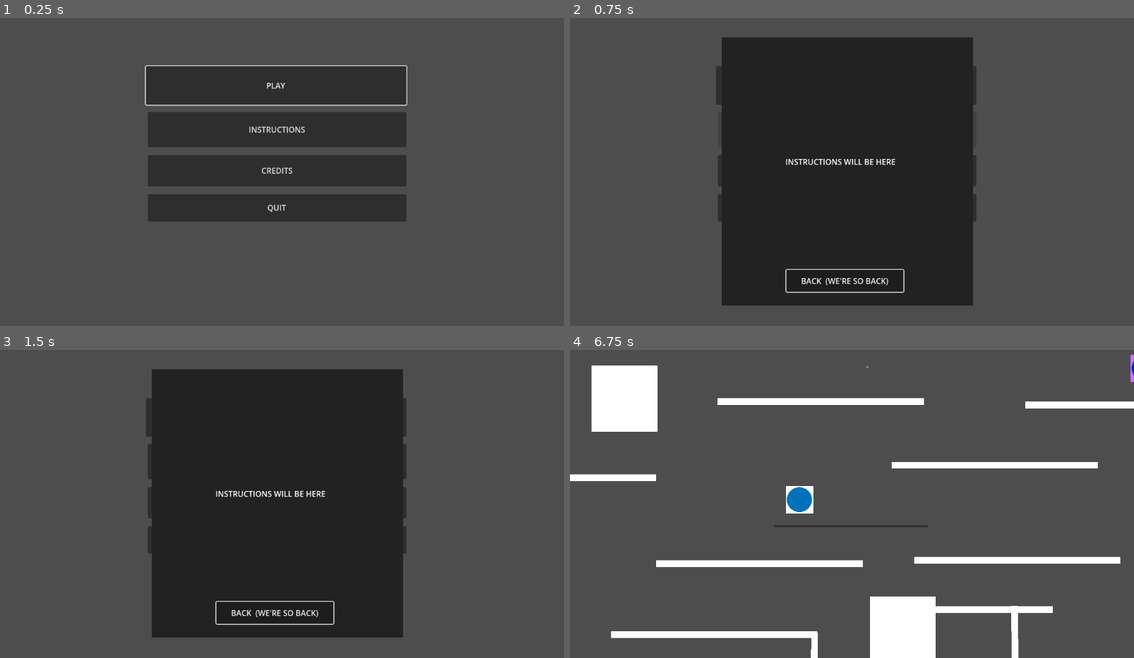
Above: before the commit, frames 1-4 (two rows, left to right).
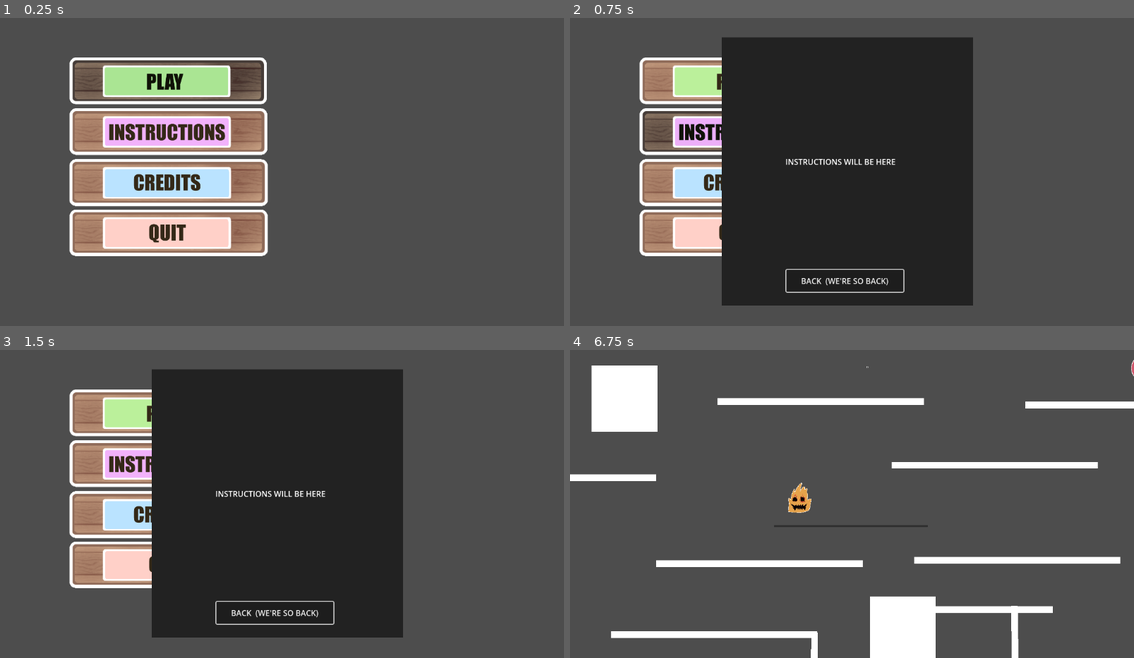
Above: after the commit, the same moments.

Repository: s-france/GGJ2024GoombaGame
Game: Godot game, scene res://menu.tscn
The game is run twice, just before and just after one commit, with the same random seed, the same clock (stepped at 60 frames per second) and the same inputs. This scene is started directly instead of the project's main scene.
Inputs (mouse positions are in pixels of both pictures, inside the frame that each line leads up to; where the layout moved, square brackets give the same spot in the first picture):
- Up to frame 1 (0.25 s): no input
- Up to frame 2 (0.75 s): click (739, 131) [846, 128] at 0.5 s
- Up to frame 3 (1.5 s): click (169, 516) [276, 504] at 1.25 s
- Up to frame 4 (6.75 s): click (739, 414) [846, 417] at 2 s; click (739, 414) [846, 417] at 2.75 s; click (739, 463) [846, 460] at 3.5 s; click (739, 414) [846, 417] at 4.25 s; click (739, 463) [846, 460] at 5 s; click "BACK (WE'RE SO BACK)" at 5.75 s; tap Enter at 6.5 s

The runs differ from the first frame. In frame 1, 31% of the frame differs, in the area x 12-73%, y 12-78%; in frame 2, 8.6%; in frame 3, 9.0%; in frame 4, 0.5%.

Commit message:
sprites

Diff:
--- a/GoombaGame/P2Controller.gd
+++ b/GoombaGame/P2Controller.gd
@@ -9,6 +9,13 @@
 @onready var p0 = $"Player2-1"
 @onready var p1 = $"Player2-2"
 @onready var p2 = $"Player2-3"
+
+@onready var p0active = $"Player2-1/$player2-1 active"
+@onready var p1active = $"Player2-2/$player2-2 active"
+@onready var p2active = $"Player2-3/$player2-3 active"
+
+
+
 
 @onready var PlayerCharacters = [p0, p1, p2]
 var PlayersAlive = [1, 1, 1]
@@ -74,4 +81,5 @@
 
 	currentPlayer = PlayerCharacters[playerIdx]
 
+
 	currentPlayer.inControl = true
--- a/GoombaGame/menu.tscn
+++ b/GoombaGame/menu.tscn
@@ -1,6 +1,18 @@
-[gd_scene load_steps=2 format=3 uid="uid://b1nlcmipa6qi4"]
+[gd_scene load_steps=14 format=3 uid="uid://diknvnjhod7e3"]
 
 [ext_resource type="Script" path="res://menu.gd" id="1_ovtb8"]
+[ext_resource type="Texture2D" uid="uid://c8g5xx05bc7s8" path="res://assets/PLAY.png" id="2_2yurv"]
+[ext_resource type="Texture2D" uid="uid://ddli2bom78pju" path="res://assets/INSTRUCTIONS .png" id="3_57qo6"]
+[ext_resource type="Texture2D" uid="uid://bcn2gdjvlmx4t" path="res://assets/quit pressed.png" id="3_g4c06"]
+[ext_resource type="Texture2D" uid="uid://kv0rg01th77q" path="res://assets/quit hovered.png" id="4_52b3k"]
+[ext_resource type="Texture2D" uid="uid://cru766q3ohrga" path="res://assets/CREDITS.png" id="4_ily7n"]
+[ext_resource type="Texture2D" uid="uid://bwabxpiir1bam" path="res://assets/QUIT.png" id="5_1gdd7"]
+[ext_resource type="Texture2D" uid="uid://dgnheeldynxs1" path="res://assets/play pressed.png" id="6_v5gui"]
+[ext_resource type="Texture2D" uid="uid://bi3jc7cej43tp" path="res://assets/play hovered .png" id="7_q4hff"]
+[ext_resource type="Texture2D" uid="uid://mjt32pyxts6c" path="res://assets/credits pressed.png" id="9_r2pyx"]
+[ext_resource type="Texture2D" uid="uid://d3lbrf6oj7mhr" path="res://assets/credits hovered.png" id="10_ndmbp"]
+[ext_resource type="Texture2D" uid="uid://ckf6hsqy2y6dp" path="res://assets/instr pressed.png" id="12_mm6ds"]
+[ext_resource type="Texture2D" uid="uid://tbg1446epa1r" path="res://assets/Instr hovered.png" id="13_3m48s"]
 
 [node name="Menu" type="Node2D"]
 script = ExtResource("1_ovtb8")
@@ -8,46 +20,61 @@
 [node name="Camera2D" type="Camera2D" parent="."]
 position = Vector2(578, 322)
 
-[node name="play" type="Button" parent="."]
-offset_left = 300.0
-offset_top = 114.0
-offset_right = 832.0
-offset_bottom = 193.0
+[node name="quit" type="TextureButton" parent="."]
+offset_left = 144.0
+offset_top = 408.0
+offset_right = 900.0
+offset_bottom = 591.0
+scale = Vector2(0.54106, 0.54106)
+focus_neighbor_top = NodePath("../credits")
+focus_neighbor_bottom = NodePath("../play")
+texture_normal = ExtResource("5_1gdd7")
+texture_pressed = ExtResource("3_g4c06")
+texture_hover = ExtResource("4_52b3k")
+texture_focused = ExtResource("4_52b3k")
+
+[node name="play" type="TextureButton" parent="."]
+offset_left = 144.0
+offset_top = 96.0
+offset_right = 900.0
+offset_bottom = 281.0
+scale = Vector2(0.538608, 0.542333)
 focus_neighbor_top = NodePath("../quit")
 focus_neighbor_bottom = NodePath("../instructions")
-text = "PLAY"
+texture_normal = ExtResource("2_2yurv")
+texture_pressed = ExtResource("6_v5gui")
+texture_hover = ExtResource("7_q4hff")
+texture_focused = ExtResource("7_q4hff")
 
-[node name="instructions" type="Button" parent="."]
-offset_left = 304.0
-offset_top = 208.0
-offset_right = 832.0
-offset_bottom = 280.0
+[node name="credits" type="TextureButton" parent="."]
+offset_left = 144.0
+offset_top = 304.0
+offset_right = 899.0
+offset_bottom = 490.0
+scale = Vector2(0.542263, 0.542263)
+focus_neighbor_top = NodePath("../instructions")
+focus_neighbor_bottom = NodePath("../quit")
+texture_normal = ExtResource("4_ily7n")
+texture_pressed = ExtResource("9_r2pyx")
+texture_hover = ExtResource("10_ndmbp")
+texture_focused = ExtResource("10_ndmbp")
+
+[node name="instructions" type="TextureButton" parent="."]
+offset_left = 144.0
+offset_top = 200.0
+offset_right = 902.0
+offset_bottom = 385.0
+scale = Vector2(0.540283, 0.540283)
 focus_neighbor_top = NodePath("../play")
 focus_neighbor_bottom = NodePath("../credits")
-text = "INSTRUCTIONS
-"
-
-[node name="credits" type="Button" parent="."]
-offset_left = 304.0
-offset_top = 296.0
-offset_right = 832.0
-offset_bottom = 360.0
-focus_neighbor_top = NodePath("../instructions")
-focus_neighbor_bottom = NodePath("../quit")
-text = "CREDITS"
-
-[node name="quit" type="Button" parent="."]
-offset_left = 304.0
-offset_top = 376.0
-offset_right = 832.0
-offset_bottom = 432.0
-focus_neighbor_top = NodePath("../credits")
-focus_neighbor_bottom = NodePath("../play")
-text = "QUIT
-"
+texture_normal = ExtResource("3_57qo6")
+texture_pressed = ExtResource("12_mm6ds")
+texture_hover = ExtResource("13_3m48s")
+texture_focused = ExtResource("13_3m48s")
 
 [node name="Instructions" type="ColorRect" parent="."]
 visible = false
+top_level = true
 offset_left = 312.0
 offset_top = 55.0
 offset_right = 825.0
@@ -73,6 +100,7 @@
 
 [node name="Credits" type="ColorRect" parent="."]
 visible = false
+top_level = true
 offset_left = 281.0
 offset_top = 105.0
 offset_right = 864.0
@@ -103,9 +131,9 @@
 MARINA
 "
 
+[connection signal="pressed" from="quit" to="." method="_on_quit_pressed"]
 [connection signal="pressed" from="play" to="." method="_on_play_pressed"]
+[connection signal="pressed" from="credits" to="." method="_on_credits_pressed"]
 [connection signal="pressed" from="instructions" to="." method="_on_instructions_pressed"]
-[connection signal="pressed" from="credits" to="." method="_on_credits_pressed"]
-[connection signal="pressed" from="quit" to="." method="_on_quit_pressed"]
 [connection signal="pressed" from="Instructions/back" to="." method="_on_back_pressed"]
 [connection signal="pressed" from="Credits/back2" to="." method="_on_back_pressed"]
--- a/GoombaGame/player.tscn
+++ b/GoombaGame/player.tscn
@@ -1,10 +1,10 @@
 [gd_scene load_steps=4 format=3 uid="uid://basgi7r75ho4u"]
 
 [ext_resource type="Script" path="res://Player.gd" id="1_6ewu2"]
-[ext_resource type="Texture2D" uid="uid://bvswab51gqpw6" path="res://Player 1/Unknown.png" id="2_gdpj2"]
+[ext_resource type="Texture2D" uid="uid://ct3dyakcektki" path="res://Hero.png" id="2_ormc5"]
 
-[sub_resource type="RectangleShape2D" id="RectangleShape2D_6jwg3"]
-size = Vector2(224, 222)
+[sub_resource type="CapsuleShape2D" id="CapsuleShape2D_4syna"]
+height = 194.0
 
 [node name="Player" type="CharacterBody2D"]
 collision_mask = 3
@@ -12,11 +12,14 @@
 script = ExtResource("1_6ewu2")
 
 [node name="Unknown" type="Sprite2D" parent="."]
-texture = ExtResource("2_gdpj2")
+position = Vector2(1, -14)
+scale = Vector2(0.25, 0.25)
+texture = ExtResource("2_ormc5")
 
 [node name="CollisionShape2D" type="CollisionShape2D" parent="."]
-position = Vector2(0, -2)
-shape = SubResource("RectangleShape2D_6jwg3")
+position = Vector2(-2, 7)
+scale = Vector2(-7.7242, 0.996042)
+shape = SubResource("CapsuleShape2D_4syna")
 
 [node name="CoyoteJumpTimer" type="Timer" parent="."]
 wait_time = 0.1
--- a/GoombaGame/player2.tscn
+++ b/GoombaGame/player2.tscn
@@ -1,22 +1,34 @@
-[gd_scene load_steps=4 format=3 uid="uid://qewqeo0r63or"]
+[gd_scene load_steps=9 format=3 uid="uid://qewqeo0r63or"]
 
 [ext_resource type="Script" path="res://player2.gd" id="1_auv1o"]
-[ext_resource type="Texture2D" uid="uid://bvswab51gqpw6" path="res://Player 1/Unknown.png" id="2_el33m"]
+[ext_resource type="Texture2D" uid="uid://bctk8sexr5lfn" path="res://assets/p2-1.png" id="2_c2eqo"]
+[ext_resource type="Texture2D" uid="uid://4w11t4xn33qg" path="res://assets/p2-1 active.png" id="3_j8k2k"]
+[ext_resource type="Texture2D" uid="uid://34t86u4cpe1q" path="res://assets/p2-2.png" id="4_c5akk"]
+[ext_resource type="Texture2D" uid="uid://deu7slaj438yg" path="res://assets/p2-2 active.png" id="5_i0myw"]
+[ext_resource type="Texture2D" uid="uid://cpussjx0r0gt0" path="res://assets/p2-3.png" id="6_gtcxi"]
+[ext_resource type="Texture2D" uid="uid://ddmqxm3b3x0s0" path="res://assets/p2-3 active.png" id="7_y1hmq"]
 
-[sub_resource type="RectangleShape2D" id="RectangleShape2D_6jwg3"]
-size = Vector2(224, 222)
+[sub_resource type="CircleShape2D" id="CircleShape2D_0b5ka"]
 
 [node name="Player" type="CharacterBody2D"]
 safe_margin = 1.0
 script = ExtResource("1_auv1o")
 
-[node name="Unknown" type="Sprite2D" parent="."]
-modulate = Color(0.8, 0.427451, 1, 1)
-texture = ExtResource("2_el33m")
+[node name="player2-1 inactive" type="Sprite2D" parent="."]
+visible = false
+position = Vector2(0, -1)
+scale = Vector2(0.368636, 0.368636)
+texture = ExtResource("2_c2eqo")
+
+[node name="player2-1 active" type="Sprite2D" parent="."]
+visible = false
+scale = Vector2(0.369839, 0.369839)
+texture = ExtResource("3_j8k2k")
 
 [node name="CollisionShape2D" type="CollisionShape2D" parent="."]
-position = Vector2(0, -2)
-shape = SubResource("RectangleShape2D_6jwg3")
+position = Vector2(1, -2)
+scale = Vector2(10.854, 11.1509)
+shape = SubResource("CircleShape2D_0b5ka")
 
 [node name="CoyoteJumpTimer" type="Timer" parent="."]
 wait_time = 0.1
@@ -29,3 +41,22 @@
 [node name="WallJumpTimer" type="Timer" parent="."]
 wait_time = 0.1
 one_shot = true
+
+[node name="player2-2 inactive" type="Sprite2D" parent="."]
+visible = false
+scale = Vector2(0.373366, 0.373366)
+texture = ExtResource("4_c5akk")
+
+[node name="player2-2 active" type="Sprite2D" parent="."]
+visible = false
+scale = Vector2(0.375017, 0.375017)
+texture = ExtResource("5_i0myw")
+
+[node name="player2-3 inactive" type="Sprite2D" parent="."]
+visible = false
+scale = Vector2(0.373772, 0.373772)
+texture = ExtResource("6_gtcxi")
+
+[node name="player2-3 active" type="Sprite2D" parent="."]
+scale = Vector2(0.374994, 0.374994)
+texture = ExtResource("7_y1hmq")
Binary file added: GoombaGame/Hero.png
Not shown, added: GoombaGame/Hero.png.import
Binary file added: GoombaGame/assets/CREDITS.png
Not shown, added: GoombaGame/assets/CREDITS.png.import
Binary file added: GoombaGame/assets/INSTRUCTIONS .png
Not shown, added: GoombaGame/assets/INSTRUCTIONS .png.import
Binary file added: GoombaGame/assets/Instr hovered.png
Not shown, added: GoombaGame/assets/Instr hovered.png.import
Binary file added: GoombaGame/assets/PLAY.png
Not shown, added: GoombaGame/assets/PLAY.png.import
Binary file added: GoombaGame/assets/QUIT.png
Not shown, added: GoombaGame/assets/QUIT.png.import
(and 28 more such lines)
